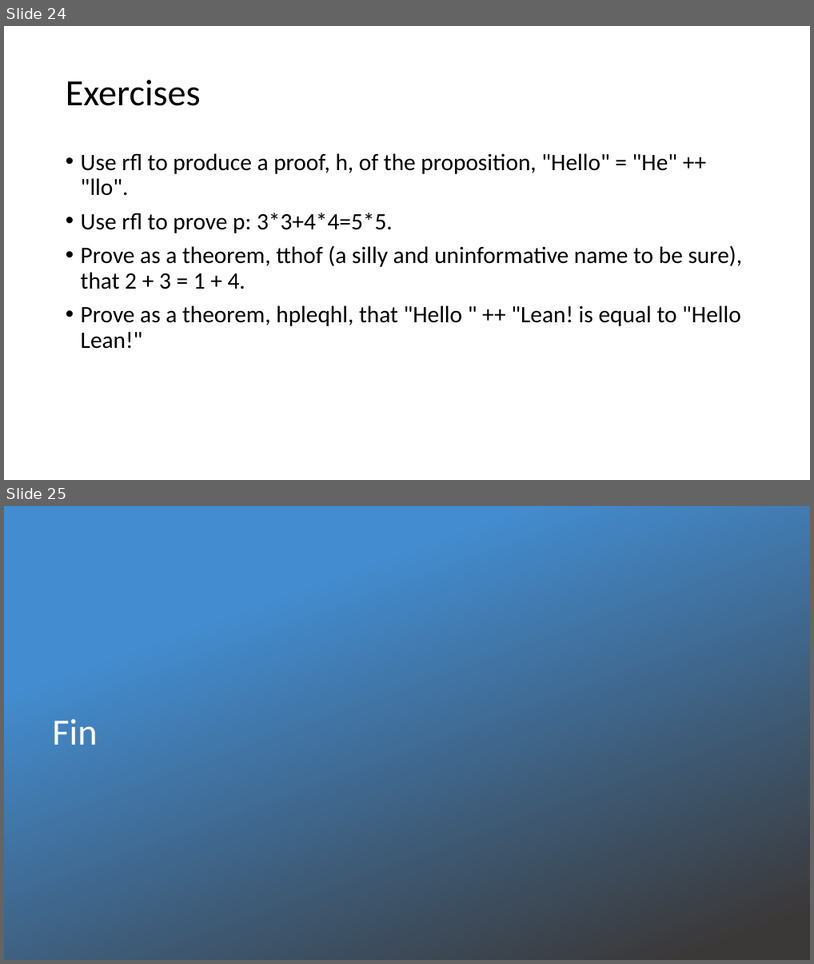
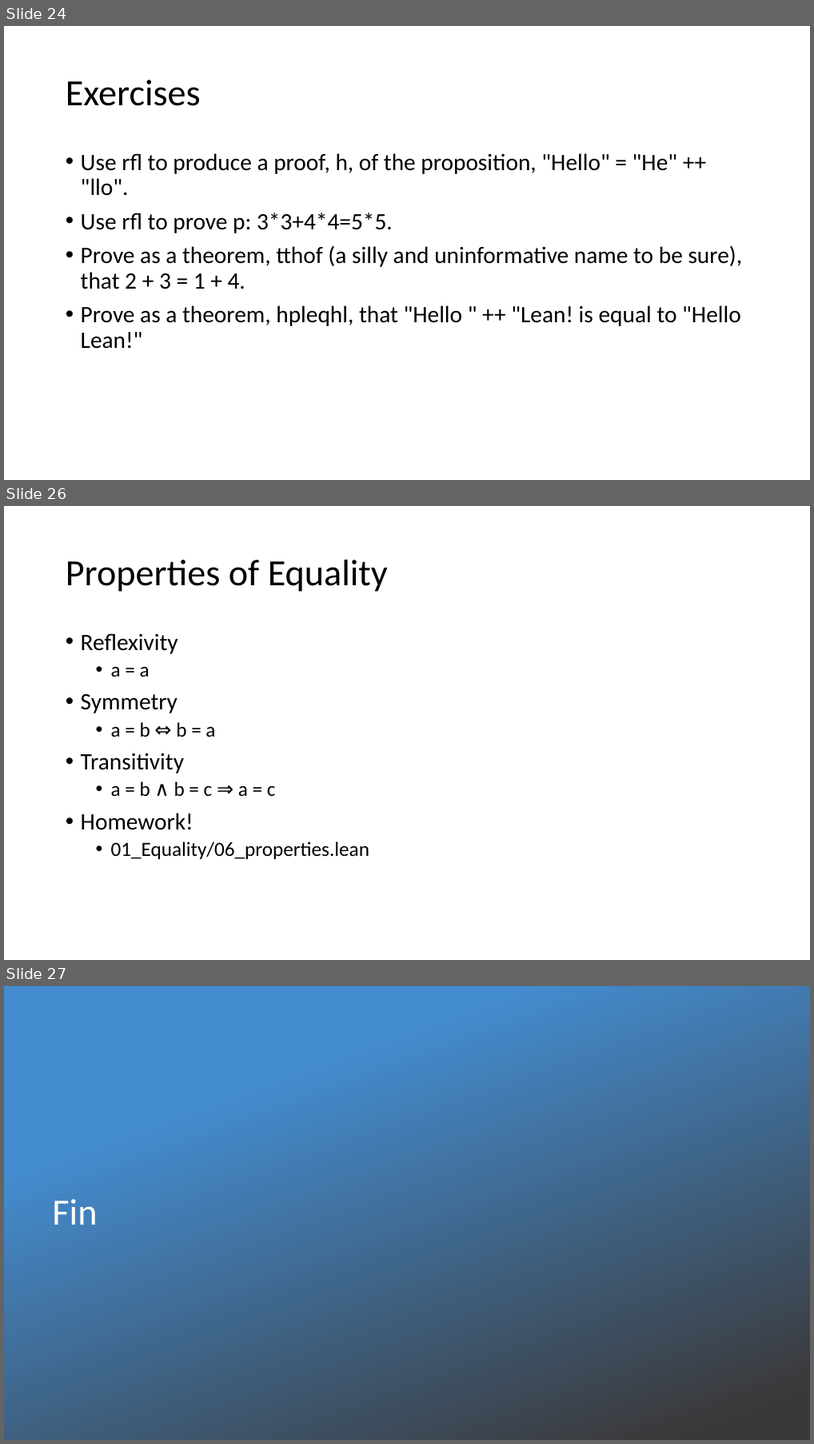
Before and after one commit to kevinsullivan/cs-dm, a slide deck: 01_Equality/Equality.pptx. Shown one above the other, each under a label of ours: slides 24 and 25 before the commit, slides 24, 26 and 27 after it; the slides between them are not shown. The pictures are 814x964 and 814x1444 pixels, drawn with LibreOffice and Linux fonts; fonts in the diff are those of the drawing; background and template pictures are left out; a plain dark background stands for a picture behind light text. Boxes give left, top, right and bottom in pixels: in the first picture for what was removed or moved away, otherwise in the second. Text is boxed around its words. In the diff, an @@ line names an element or a change of style, - is before the commit and + after.

```diff
--- a/01_Equality/Equality.pptx
+++ b/01_Equality/Equality.pptx
@@ slide 26 added at <box>4,506,810,960</box>, background #FFFFFF @@
@@ title added at <box>66,560,388,592</box>, 44 pt, text #000000 @@
+Properties of Equality
@@ text added at <box>81,633,370,859</box>, 24 pt, text #000000 @@
+• Reflexivity
+  • a = a
+• Symmetry
+  • a = b ⇔ b = a
+• Transitivity
+  • a = b ∧ b = c ⇒ a = c
+• Homework!
+  • 01_Equality/06_properties.lean
@@ what was slide 25 is now slide 27 @@
```
Also in this commit, not shown: 1 slide changed, 1 other slide added, 1 other file.
